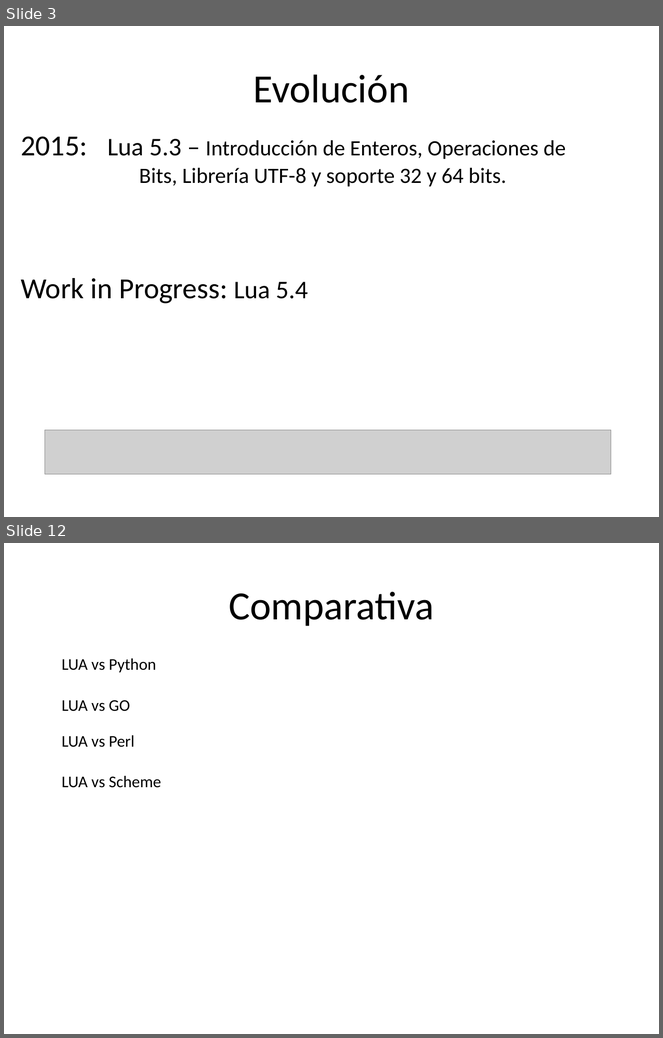
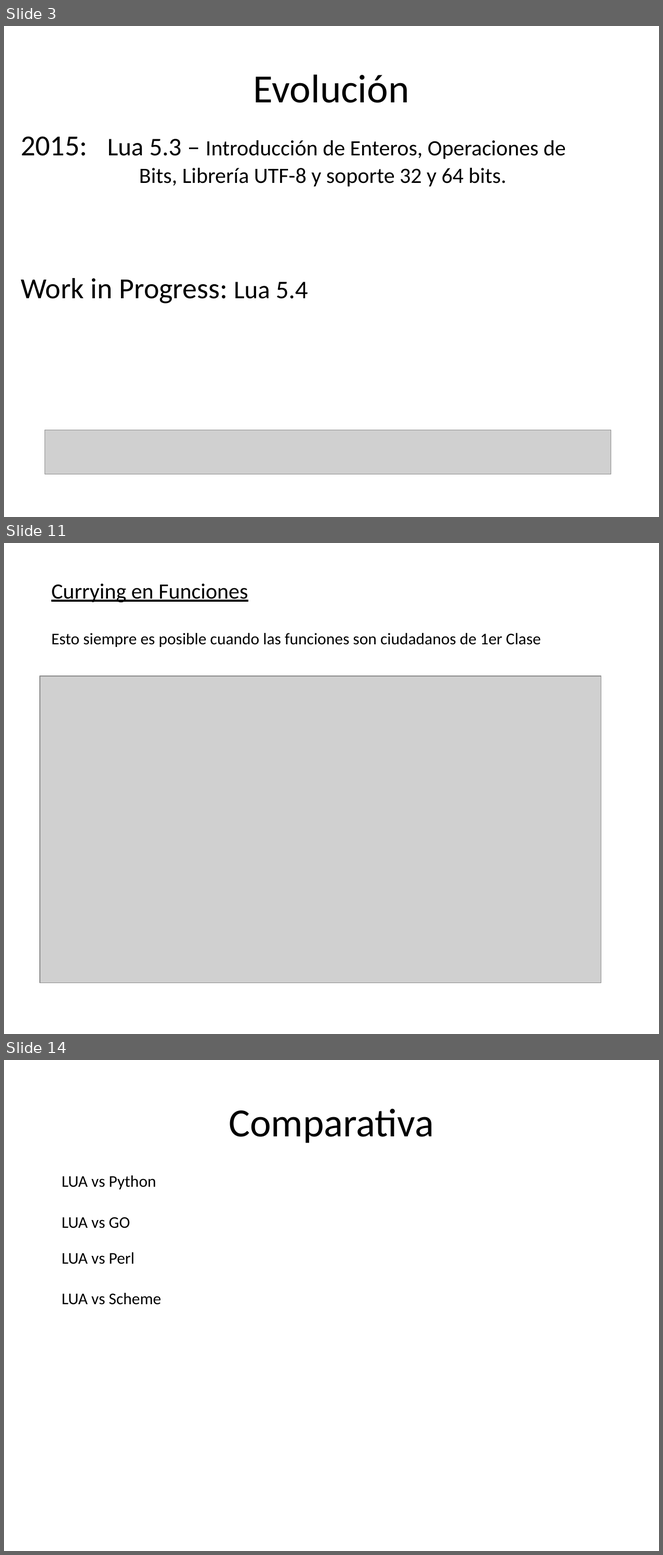
Before and after one commit to Santiago39353535/TDL, a slide deck: LUA.pptx. Shown one above the other, each under a label of ours: slides 3 and 12 before the commit, slides 3, 11 and 14 after it; the slides between them are not shown. The pictures are 663x1038 and 663x1555 pixels, drawn with LibreOffice and Linux fonts; fonts in the diff are those of the drawing; grey boxes stand for pictures; background and template pictures are left out. Boxes give left, top, right and bottom in pixels: in the first picture for what was removed or moved away, otherwise in the second. Text is boxed around its words. In the diff, an @@ line names an element or a change of style, - is before the commit and + after.

```diff
--- a/LUA.pptx
+++ b/LUA.pptx
@@ slide 11 added at bbox=[4, 543, 659, 1034], background picture (left out) @@
@@ text added at bbox=[51, 584, 248, 603], 24 pt, text #000000, underline @@
+Currying en Funciones
@@ text added at bbox=[51, 633, 541, 647], 18 pt, text #000000 @@
+Esto siempre es posible cuando las funciones son ciudadanos de 1er Clase
@@ picture added at bbox=[40, 676, 601, 983] @@
@@ what was slide 12 is now slide 14 @@
```
Also in this commit, not shown: 5 slides changed, 4 other slides added, 3 slides removed.
